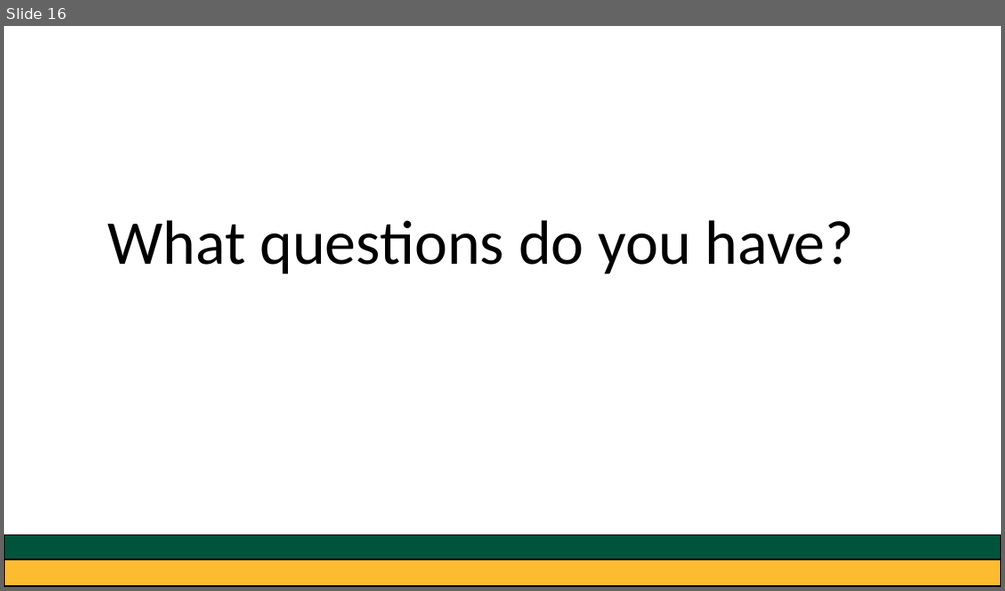
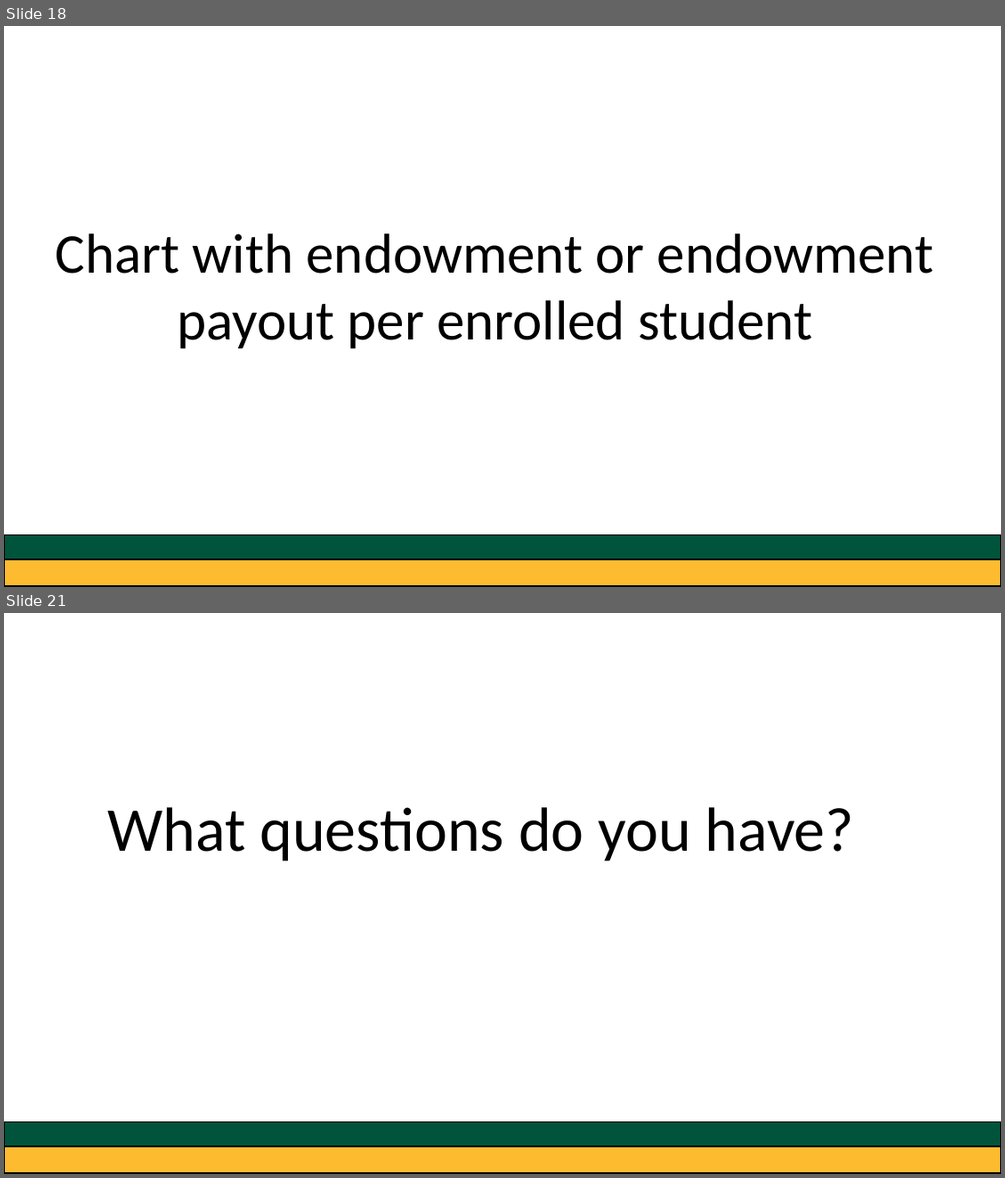
Before and after one commit to greg-dubrow/USF-talk-February-2020, a slide deck: usf_presentation_0220_gdubrow.pptx. Shown one above the other, each under a label of ours: slide 16 before the commit, slides 18 and 21 after it; the slides between them are not shown. The pictures are 1005x591 and 1005x1178 pixels, drawn with LibreOffice and Linux fonts; fonts in the diff are those of the drawing. Boxes give left, top, right and bottom in pixels: in the first picture for what was removed or moved away, otherwise in the second. Text is boxed around its words. In the diff, an @@ line names an element or a change of style, - is before the commit and + after.

Commit message:
enroll tuition ppt

```diff
--- a/usf_presentation_0220_gdubrow.pptx
+++ b/usf_presentation_0220_gdubrow.pptx
@@ slide 18 added at [4, 26, 1001, 587], background #FFFFFF @@
@@ text added at [56, 233, 934, 348], 54 pt, text #000000 @@
+Chart with endowment or endowment payout per enrolled student
@@ rectangle added at [4, 552, 1001, 586], fill #FDBB30, outline #000000 1 pt @@
@@ rectangle added at [4, 534, 1001, 559], fill #00543C, outline #000000 1 pt @@
@@ what was slide 16 is now slide 21 @@
```
Also in this commit, not shown: 4 slides changed, 4 other slides added, 5 other files.
